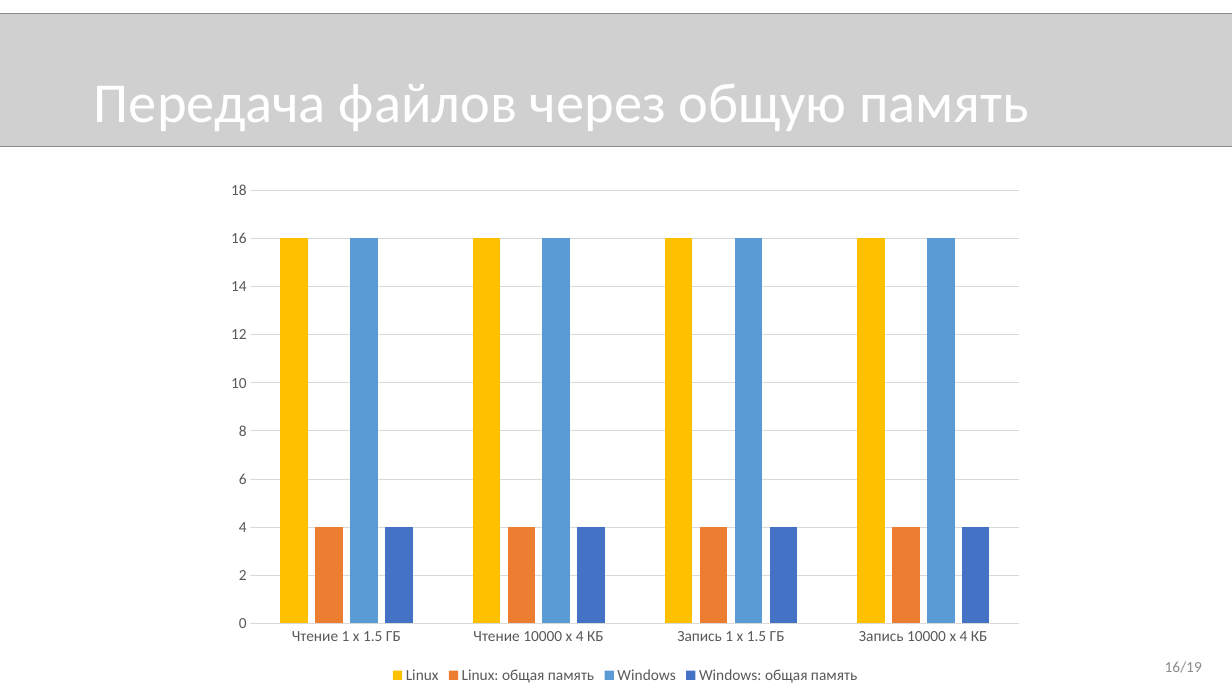
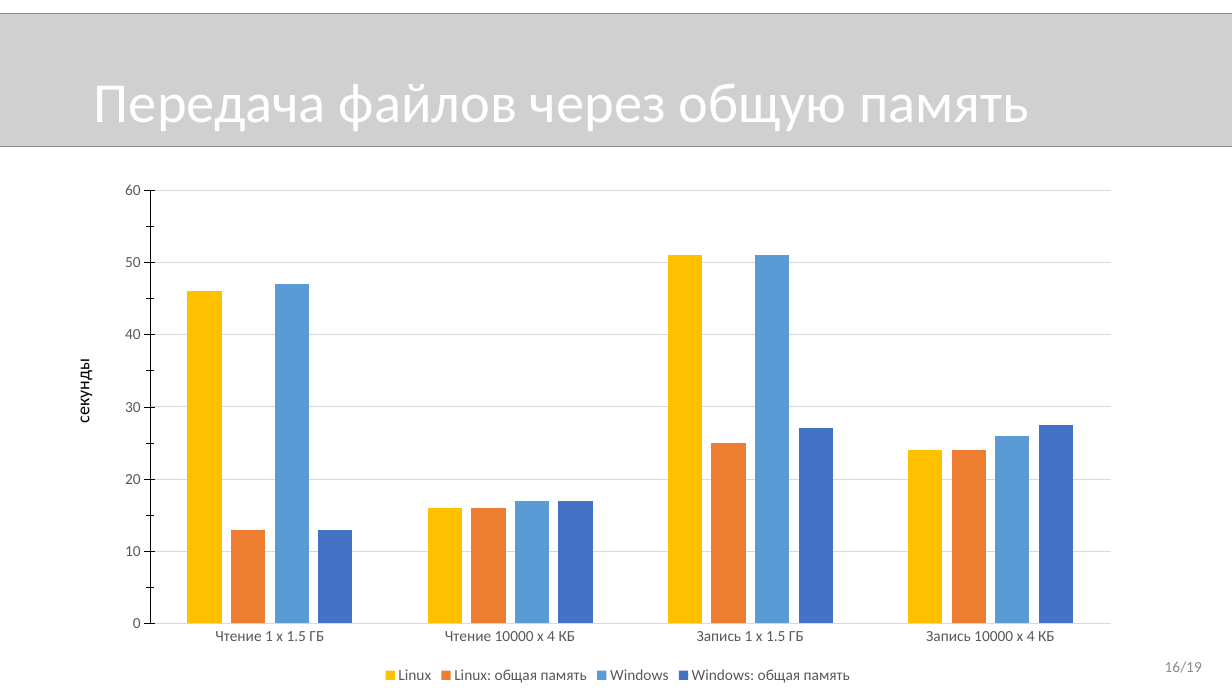
Before and after one commit to novokrest/master-thesis, a slide deck: slide 16 of presentation.pptx. Drawn at 1232x693 pixels with LibreOffice and Linux fonts; fonts in the diff are those of the drawing; grey boxes stand for pictures. Boxes give left, top, right and bottom in pixels: in the first picture for what was removed or moved away, otherwise in the second. Text is boxed around its words. In the diff, an @@ line names an element or a change of style, - is before the commit and + after.

```diff
--- a/presentation.pptx
+++ b/presentation.pptx
@@ column chart at (x1=104, y1=171, x2=1131, y2=689) @@
@@ Linux, Чтение 1 х 1.5 ГБ: 16 to 46 @@
@@ Linux, Запись 1 х 1.5 ГБ: 16 to 51 @@
@@ Linux, Запись 10000 х 4 КБ: 16 to 24 @@
-Linux: общая память: 4, 4, 4, 4
+Linux: общая память: 13, 16, 25, 24
-Windows: 16, 16, 16, 16
+Windows: 47, 17, 51, 26
-Windows: общая память: 4, 4, 4, 4
+Windows: общая память: 13, 17, 27, 28
@@ value axis changed @@
@@ column chart resized from (x1=214, y1=171, x2=1036, y2=689) to (x1=104, y1=171, x2=1131, y2=689) @@
@@ text added at (x1=72, y1=365, x2=94, y2=422), 14 pt, text #000000 @@
+секунды
```
Also in this commit, not shown: 3 other slides changed, 1 slide removed, 3 other files.
